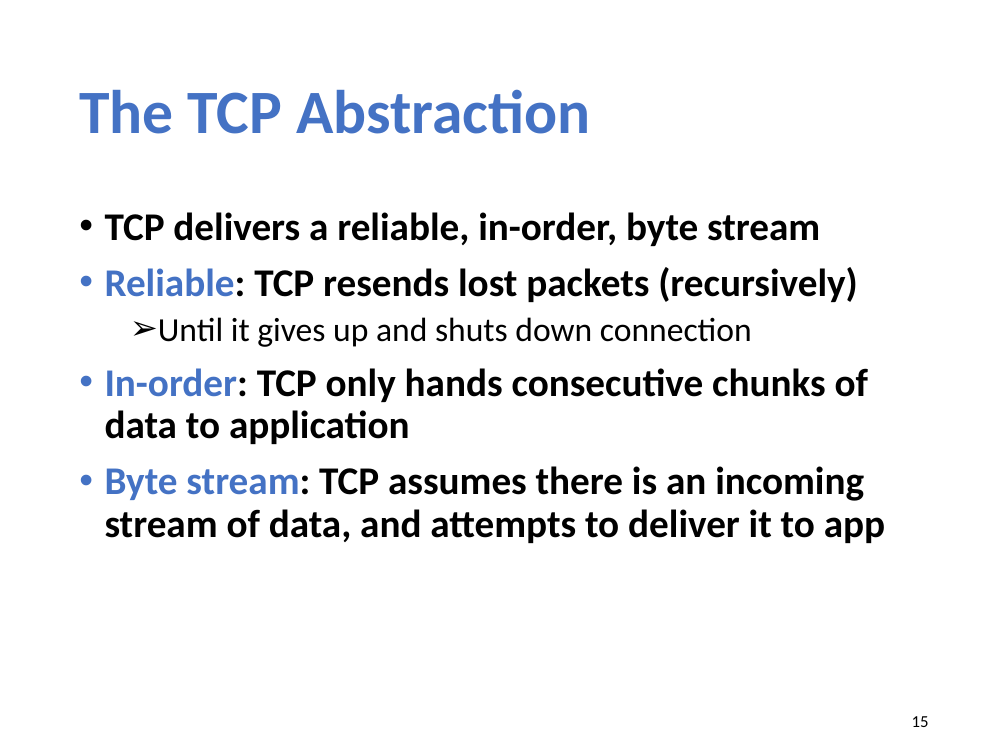
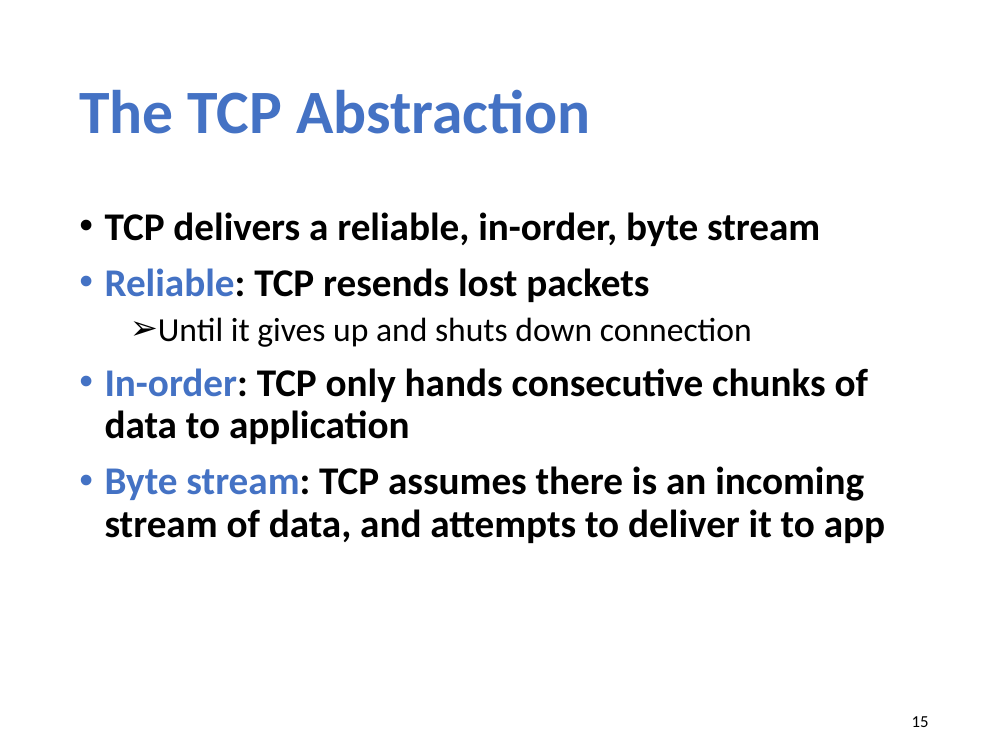
Before and after one commit to xinjin/course-net, a slide deck: slide 15 of slides/lec07_tcp.pptx. Drawn at 1008x756 pixels with LibreOffice and Linux fonts; fonts in the diff are those of the drawing. Boxes give left, top, right and bottom in pixels: in the first picture for what was removed or moved away, otherwise in the second. Text is boxed around its words. In the diff, an @@ line names an element or a change of style, - is before the commit and + after.

```diff
--- a/slides/lec07_tcp.pptx
+++ b/slides/lec07_tcp.pptx
@@ text at (x1=105, y1=268, x2=649, y2=302): text changed @@
-• Reliable: TCP resends lost packets (recursively)
+• Reliable: TCP resends lost packets
```
Also in this commit, not shown: 7 other slides changed, 1 slide added, 1 other file.
